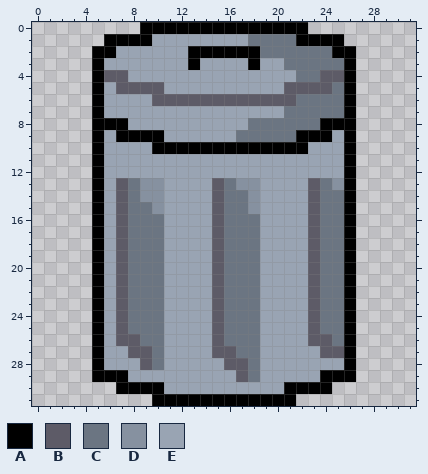
A pixel-art file gets an edit: proj_3_robber/assets/trash-can.aseprite. Above: the version before the commit.
32x32 pixels, 1 frame.
Palette (. is transparent): A #000000  B #5d5b67  C #6b7582  D #8691a0  E #99a4b3
Pixels before, first column x 5:
 0 ....AAAAAAAAAAAAAA....
 1 .AAAAEEEEEEEECCCCAAAA.
 2 AAEEEEEEAAAAAACCCCCCAA
 3 AEEEEEEEAEEEEAEECCCCCA
 4 ABBEEEEEEEEEEEEEECCBBA
 5 AEBBBBEEEEEEEEEEBBBBCA
 6 AEEEEBBBBBBBBBBBBCCCCA
 7 AEEEEEEEEEEEEEEECCCCCA
 8 AAAEEEEEEEEEECCCCCCAAA
 9 AEAAAAEEEEEECCCCCAAAEA
10 AEEEEAAAAAAAAAAAAAEEEA
11 AEEEEEEEEEEEEEEEEEEEEA
12 AEEEEEEEEEEEEEEEEEEEEA
13 AEBCDDEEEEBCDDEEEEBCDA
14 AEBCDDEEEEBCCDEEEEBCCA
15 AEBCCDEEEEBCCDEEEEBCCA
16 AEBCCCEEEEBCCCEEEEBCCA
17 AEBCCCEEEEBCCCEEEEBCCA
18 AEBCCCEEEEBCCCEEEEBCCA
19 AEBCCCEEEEBCCCEEEEBCCA
20 AEBCCCEEEEBCCCEEEEBCCA
21 AEBCCCEEEEBCCCEEEEBCCA
22 AEBCCCEEEEBCCCEEEEBCCA
23 AEBCCCEEEEBCCCEEEEBCCA
24 AEBCCCEEEEBCCCEEEEBCCA
25 AEBCCCEEEEBCCCEEEEBCCA
26 AEBBCCEEEEBCCCEEEEBBCA
27 AEEBBCEEEEBBCCEEEEEBBA
28 AEEEBCEEEEEBBCEEEEEEEA
29 AAAEEEEEEEEEBCEEEEEAAA
30 ..AAAAEEEEEEEEEEAAAA..
31 .....AAAAAAAAAAAA.....
Once edited:
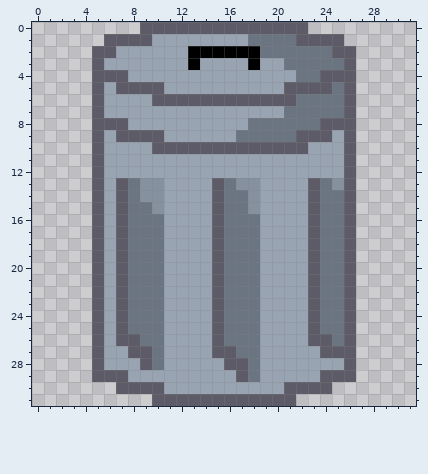
Changes in this commit:
y 0: x 9..22 AAAAAAAAAAAAAA -> BBBBBBBBBBBBBB
y 1: x 6..9 AAAA -> BBBB; x 22..25 AAAA -> BBBB
y 2: x 5..6 AA -> BB; x 25..26 AA -> BB
y 3..7: x 5 A -> B; x 26 A -> B
y 8: x 5..7 AAA -> BBB; x 24..26 AAA -> BBB
y 9: x 5 A -> B; x 7..10 AAAA -> BBBB; x 22..24 AAA -> BBB; x 26 A -> B
y 10: x 5 A -> B; x 10..22 AAAAAAAAAAAAA -> BBBBBBBBBBBBB; x 26 A -> B
y 11..28: x 5 A -> B; x 26 A -> B
y 29: x 5..7 AAA -> BBB; x 24..26 AAA -> BBB
y 30: x 7..10 AAAA -> BBBB; x 21..24 AAAA -> BBBB
y 31: x 10..21 AAAAAAAAAAAA -> BBBBBBBBBBBB
Pixel boxes of the changes (left, top, right, bottom) in both pictures:
changed: (92, 22, 356, 406)
